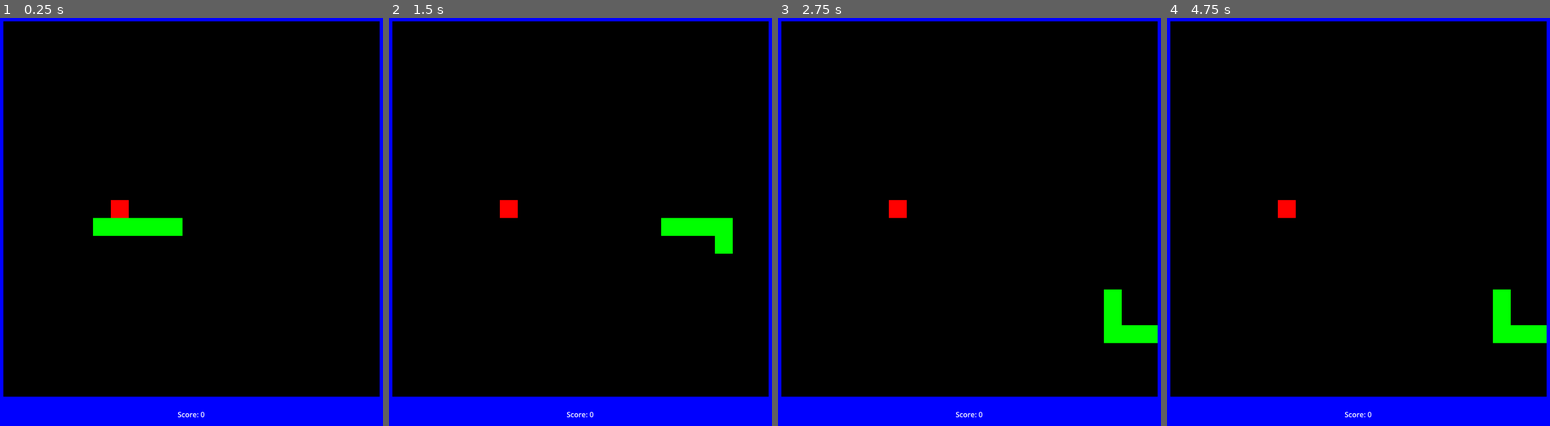
Above: before the commit, frames 1-4 (left to right).
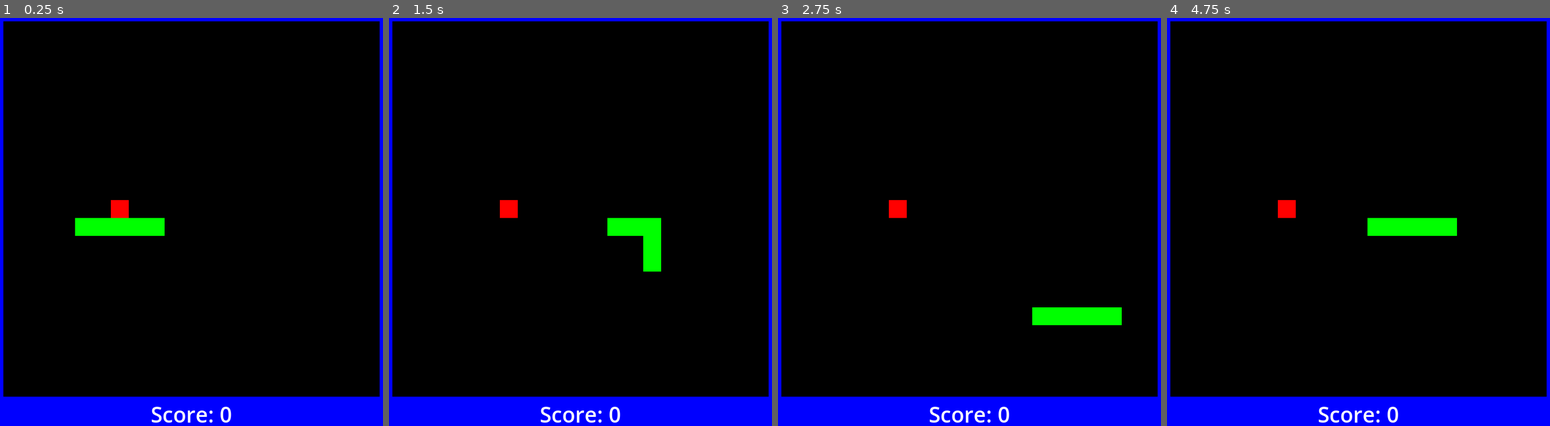
Above: after the commit, the same moments.

Repository: jedim101/snake
Game: Godot game, scene res://scenes/main.tscn
The game is run twice, just before and just after one commit, with the same random seed, the same clock (stepped at 60 frames per second) and the same inputs.
Inputs:
- Up to frame 1 (0.25 s): no input
- Up to frame 2 (1.5 s): hold Right (move_right) 0.53-1.28 s; hold Down (move_down) from 1.28 s (still down)
- Up to frame 3 (2.75 s): release Down (move_down) at 2.03 s; hold Right (move_right) from 2.03 s (still down)
- Up to frame 4 (4.75 s): release Right (move_right) at 2.78 s; hold Up (move_up) 2.78-3.53 s; hold Left (move_left) from 3.53 s (still down)

The runs differ from the first frame. In frame 1, 0.8% of the frame differs, in the area x 19-61%, y 48-100%; in frame 2, 2.4%; in frame 3, 2.0%; in frame 4, 2.5%, in the area x 39-100%, y 48-100%.

Commit message:
bigger text

Diff:
--- a/scenes/main.tscn
+++ b/scenes/main.tscn
@@ -1,7 +1,10 @@
-[gd_scene load_steps=3 format=3 uid="uid://bcsl3cjm6gxbx"]
+[gd_scene load_steps=4 format=3 uid="uid://bcsl3cjm6gxbx"]
 
 [ext_resource type="Script" path="res://scenes/main.gd" id="1_s41xl"]
 [ext_resource type="Texture2D" uid="uid://c4fge1jjtr6m2" path="res://assests/Snake background.png" id="2_gldqo"]
+
+[sub_resource type="LabelSettings" id="LabelSettings_xwban"]
+font_size = 48
 
 [node name="Main" type="Node"]
 script = ExtResource("1_s41xl")
@@ -21,11 +24,13 @@
 offset_top = 880.0
 offset_right = 920.0
 offset_bottom = 960.0
+text = "Score: 0"
+label_settings = SubResource("LabelSettings_xwban")
 horizontal_alignment = 1
 vertical_alignment = 1
 
 [node name="Timer" type="Timer" parent="."]
-wait_time = 0.1
+wait_time = 0.15
 
 [node name="Head" type="ColorRect" parent="."]
 offset_left = -40.0
